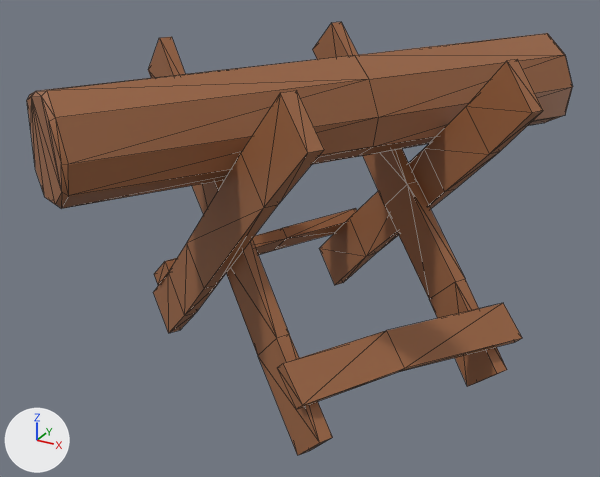
What one commit did to the FBX model StortSpelprojekt/Project/Models/LogHolder.fbx.
One viewpoint serves both versions: a 50 mm camera at (0.0222, -0.0438, 0.0199) aimed at (-0.0008, -0.0019, -0.001). Arrows for +X, +Y and +Z are at lower left; the lights stay in place. Mesh edges are drawn as thin lines. Where no turn or scale is listed for an object, it has been applied to the vertices.

In view in the first picture: 'LogHolder'.
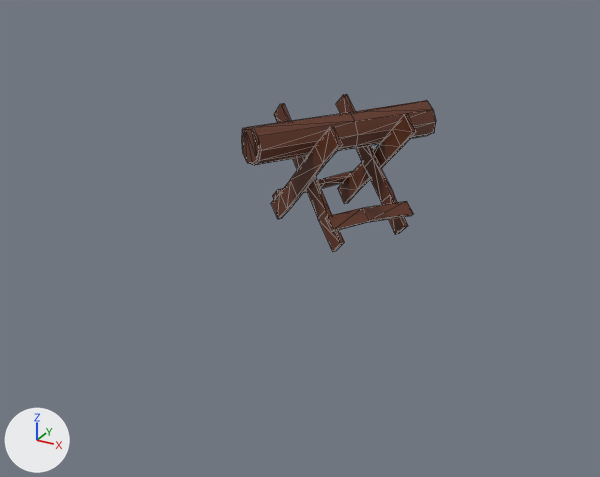
Boxes [x1, y1, x2, y2] around the edits, measured in the pictures (600 x 477 px; the box of a moved part takes in the faces that stretch with it):
'LogHolder', reshaped, moved (64% narrower, 63% shorter): before [27, 22, 573, 455]; after [242, 94, 436, 252]
part 1 of me_mesh, moved or reshaped: before [27, 33, 573, 209]; after [242, 100, 436, 165]
part 2 of me_mesh, moved or reshaped: before [278, 303, 523, 409]; after [325, 201, 413, 232]
part 3 of me_mesh, moved or reshaped: before [319, 59, 543, 285]; after [338, 114, 416, 204]
part 4 of me_mesh, moved or reshaped: before [313, 22, 507, 387]; after [336, 94, 408, 234]
part 5 of me_mesh, moved or reshaped: before [153, 90, 324, 333]; after [271, 126, 342, 219]
part 6 of me_mesh, moved or reshaped: before [148, 37, 333, 455]; after [274, 103, 344, 252]
part 7 of me_mesh, moved or reshaped: before [154, 208, 357, 285]; after [272, 172, 352, 200]

What the commit changed:
Picture 'WoodNew.png' (img_woodnew_png) is new.
Material 'Wood1' (mat_wood1) is new.
Its texture is img_woodnew_png.
me_mesh has 154 vertices, 280 faces and spans x -0.0126..0.0124, y -0.0167..0.0168, z -0.0102..0.0102.
me_mesh is used by ob_logholder; location (0.00054, -0.0004, 0.00067).
me_mesh no longer uses material mat_housetexture (picture img_housetex_png).
me_mesh part 1: the loose piece of 50 vertices spanning x -0.0107..0.0111, y -0.0167..0.0168, z 0.0033..0.01 is scaled about the mesh origin by 0.377.
me_mesh part 2: the loose piece of 12 vertices spanning x 0.0023..0.0124, y -0.0117..0.0023, z -0.007..-0.0042 is scaled about the mesh origin by 0.377.
me_mesh part 3: the loose piece of 20 vertices spanning x -0.0058..0.0122, y -0.0001..0.0105, z -0.0101..0.0101 is scaled about the mesh origin by 0.377.
me_mesh part 4: the loose piece of 20 vertices spanning x -0.0062..0.012, y -0.0009..0.0098, z -0.0101..0.01 is scaled about the mesh origin by 0.377.
me_mesh part 5: the loose piece of 20 vertices spanning x -0.0126..0.0055, y -0.0124..-0.0018, z -0.0099..0.0102 is scaled about the mesh origin by 0.377.
me_mesh part 6: the loose piece of 20 vertices spanning x -0.0121..0.0059, y -0.0117..-0.0012, z -0.0102..0.0102 is scaled about the mesh origin by 0.377.
me_mesh part 7: the loose piece of 12 vertices spanning x -0.0118..-0.002, y -0.0042..0.0099, z -0.0065..-0.0035 is scaled about its middle by (0.366, 0.374, 0.377), then moved by (0.0043, -0.0017, 0.003).
me_mesh now uses material mat_wood1 (picture img_woodnew_png).
Object 'LogHolder' (ob_logholder) moves from (0.00054, -0.0004, 0.00067) to (0.00079, 0.00066, 0.00314).
